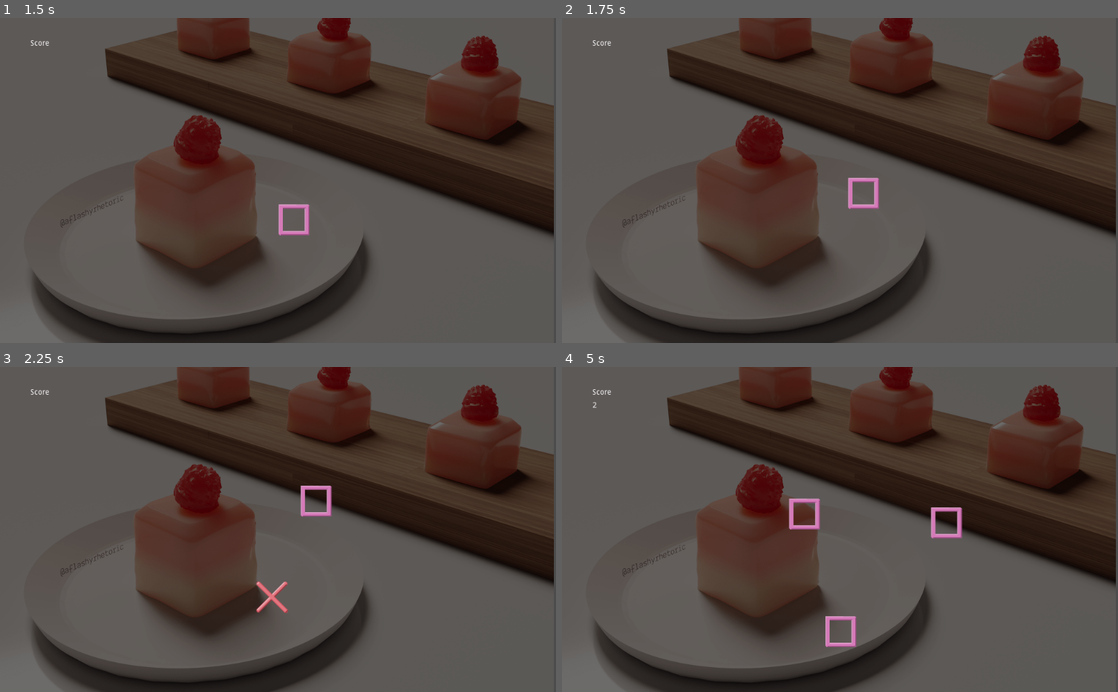
Above: before the commit, frames 1-4 (two rows, left to right).
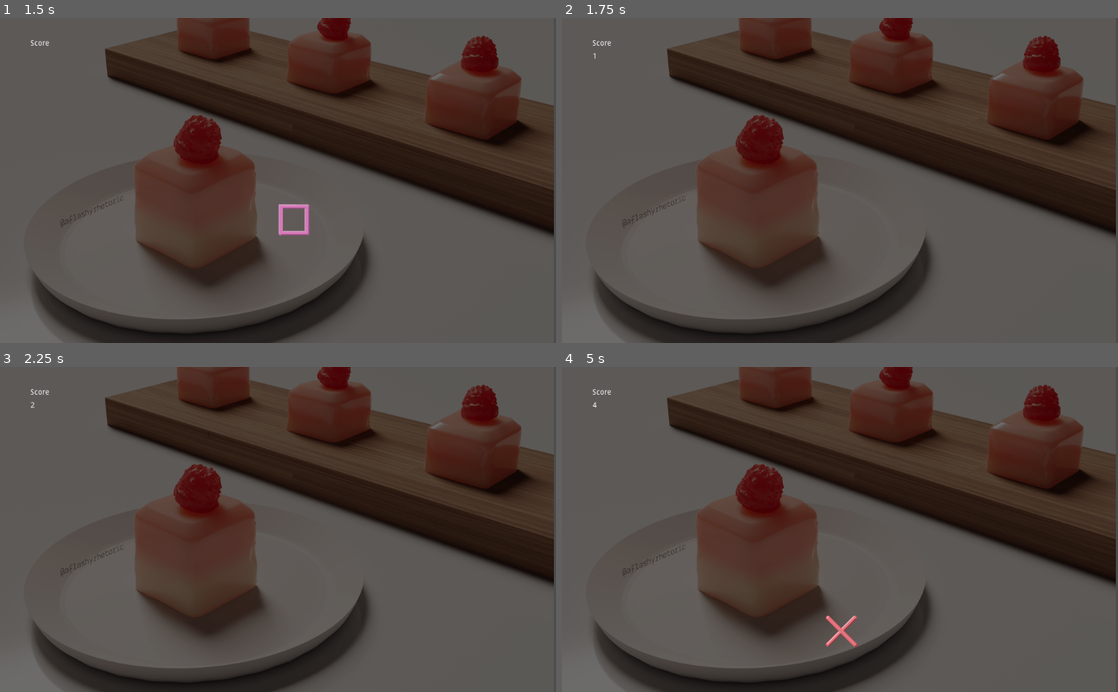
Above: after the commit, the same moments.

Repository: aflashyrhetoric/birb_rush
Game: Godot game, scene res://Main.tscn
Same seed, same stepped clock (60 frames per second), same inputs: the game is played once before the commit and once after it.
Inputs:
- Up to frame 1 (1.5 s): tap Enter at 0.5 s; tap X (hit_x) at 0.6 s; tap O (hit_o, bound only after the commit) at 0.8, 1.35 s
- Up to frame 2 (1.75 s): tap S (hit_s, bound only after the commit) at 1.55 s
- Up to frame 3 (2.25 s): tap S (hit_s, bound only after the commit) at 2.1 s
- Up to frame 4 (5 s): tap T (hit_t, bound only after the commit) at 2.3, 2.85 s; tap X (hit_x) at 3.05, 3.6 s; tap O (hit_o, bound only after the commit) at 3.8, 4.35 s; tap S (hit_s, bound only after the commit) at 4.55 s

Frame 1 is identical in both runs. In frame 2, 0.3% of the frame differs, in the area x 5-57%, y 10-59%; in frame 3, 0.5%; in frame 4, 1.0%, in the area x 5-72%, y 10-87%.

Commit message:
Update script to use init function with instance variables

Diff:
--- a/Main.gd
+++ b/Main.gd
@@ -16,7 +16,31 @@
 # Called every frame. 'delta' is the elapsed time since the previous frame.
 func _process(delta):
 	if Input.is_action_just_pressed("hit_x"):
-		var children = get_tree().get_nodes_in_group("shapes_group")
+		var children = get_tree().get_nodes_in_group("x_sprite")
+		print(children)
+		if children.size() > 0:
+			var current_child = children.pop_back()
+			current_child.queue_free()
+			score += 1
+			$Score.text = str(score)
+	if Input.is_action_just_pressed("hit_o"):
+		var children = get_tree().get_nodes_in_group("o_sprite")
+		print(children)
+		if children.size() > 0:
+			var current_child = children.pop_back()
+			current_child.queue_free()
+			score += 1
+			$Score.text = str(score)
+	if Input.is_action_just_pressed("hit_t"):
+		var children = get_tree().get_nodes_in_group("triangle_sprite")
+		print(children)
+		if children.size() > 0:
+			var current_child = children.pop_back()
+			current_child.queue_free()
+			score += 1
+			$Score.text = str(score)
+	if Input.is_action_just_pressed("hit_s"):
+		var children = get_tree().get_nodes_in_group("square_sprite")
 		print(children)
 		if children.size() > 0:
 			var current_child = children.pop_back()
@@ -28,11 +52,12 @@
 func _on_X_spawn_shape():
 	var x_force = rng.randf_range(-75.0, 75.0)
 	var y_force = rng.randf_range(-250.0, -300.0)
-	var new_vel = Vector2(x_force, y_force)
+	var new_vel = Vector2(x_force,	 y_force)
 	var shape = X.instance()
 	shape.position = spawn_position
 	shape.linear_velocity = new_vel
-	shape.add_to_group("shapes_group")
+	shape.add_to_group(shape.shape_to_show)
+	print("shape to show: ", shape.get_current_shape())
 	$SpawnPop.play()
 	add_child(shape)
 	pass
--- a/project.godot
+++ b/project.godot
@@ -21,6 +21,21 @@
 "events": [ Object(InputEventKey,"resource_local_to_scene":false,"resource_name":"","device":0,"alt":false,"shift":false,"control":false,"meta":false,"command":false,"pressed":false,"scancode":0,"physical_scancode":88,"unicode":0,"echo":false,"script":null)
  ]
 }
+hit_o={
+"deadzone": 0.5,
+"events": [ Object(InputEventKey,"resource_local_to_scene":false,"resource_name":"","device":0,"alt":false,"shift":false,"control":false,"meta":false,"command":false,"pressed":false,"scancode":0,"physical_scancode":79,"unicode":0,"echo":false,"script":null)
+ ]
+}
+hit_s={
+"deadzone": 0.5,
+"events": [ Object(InputEventKey,"resource_local_to_scene":false,"resource_name":"","device":0,"alt":false,"shift":false,"control":false,"meta":false,"command":false,"pressed":false,"scancode":0,"physical_scancode":83,"unicode":0,"echo":false,"script":null)
+ ]
+}
+hit_t={
+"deadzone": 0.5,
+"events": [ Object(InputEventKey,"resource_local_to_scene":false,"resource_name":"","device":0,"alt":false,"shift":false,"control":false,"meta":false,"command":false,"pressed":false,"scancode":0,"physical_scancode":84,"unicode":0,"echo":false,"script":null)
+ ]
+}
 
 [physics]
 
--- a/src/Shapes/ShapeX.gd
+++ b/src/Shapes/ShapeX.gd
@@ -2,22 +2,26 @@
 
 signal spawn_shape
 
+var shape_to_show = ""
+
+func _init():
+	randomize()
+	shape_to_show = get_random_shape() + "_sprite"
 
 # Called when the node enters the scene tree for the first time.
 func _ready():
-	randomize()
-
-	var s = get_shape() + "_sprite"
-	var shape_to_show = get_node(s)
-	print("Print new shape", " ", s)
-	shape_to_show.visible = true
+	var shape = get_node(shape_to_show)
+	shape.visible = true
 	pass # Replace with function body.
 
 # Called every frame. 'delta' is the elapsed time since the previous frame.
 #func _process(delta):
 #	pass
 
-func get_shape():
+func get_current_shape():
+	return shape_to_show
+
+func get_random_shape():
 	var _shapes = ["o", "x", "square", "triangle"]
 	var random_shape = _shapes[randi() % _shapes.size()]
 	return random_shape
